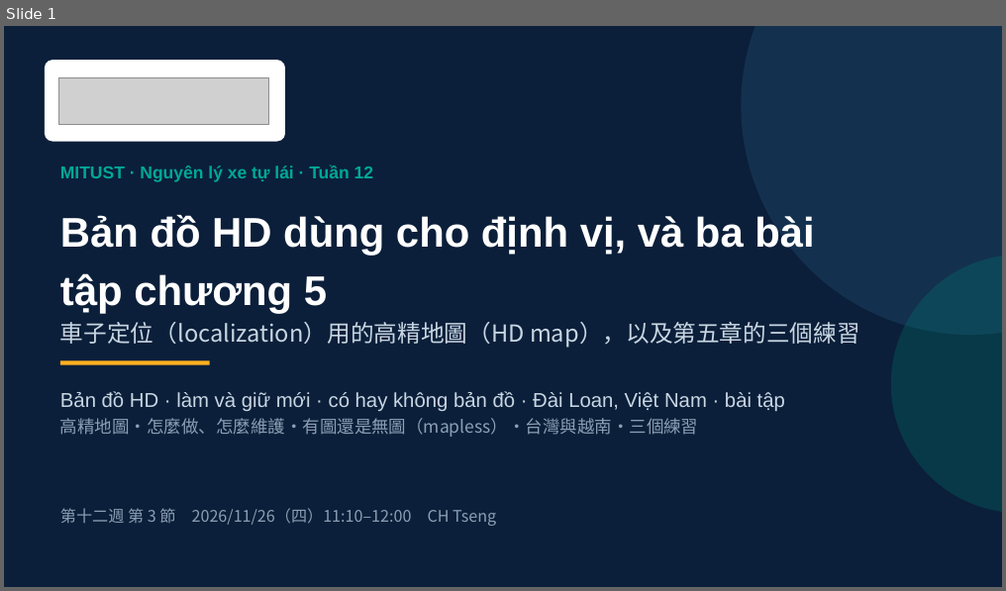
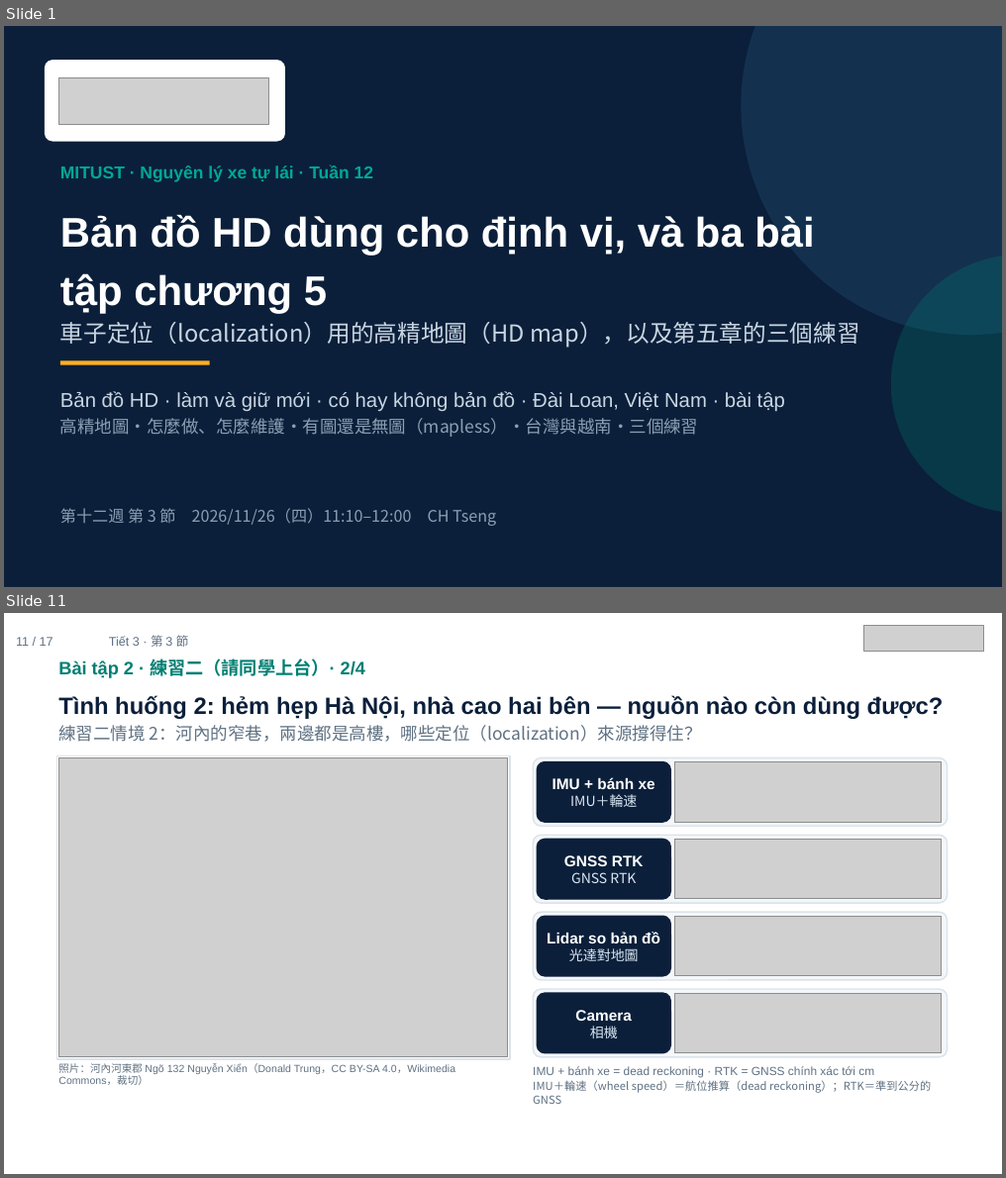
Before and after one commit to ch-neural/MITUST-Principles-of-Self-Driving-Cars, a slide deck: 第十二週(11-26)/第十二週_第3節_簡報.pptx. Shown one above the other, each under a label of ours: slide 1 before the commit, slides 1 and 11 after it; the slides between them are not shown. The pictures are 1006x591 and 1006x1178 pixels, drawn with LibreOffice and Linux fonts; fonts in the diff are those of the drawing; grey boxes stand for pictures. Boxes give left, top, right and bottom in pixels: in the first picture for what was removed or moved away, otherwise in the second. Text is boxed around its words. In the diff, an @@ line names an element or a change of style, - is before the commit and + after.

```diff
--- a/第十二週(11-26)/第十二週_第3節_簡報.pptx
+++ b/第十二週(11-26)/第十二週_第3節_簡報.pptx
@@ slide 11 added at (4, 613, 1002, 1174), background #FFFFFF @@
@@ text added at (16, 637, 54, 646), 9 pt, text #5F7183 @@
+11 / 17
@@ text added at (109, 635, 189, 647), 9 pt, text #5F7183 @@
+Tiết 3 · 第 3 節
@@ picture added at (864, 625, 984, 652) @@
@@ text added at (58, 659, 365, 678), 13 pt, text #007F72, bold @@
+Bài tập 2 · 練習二（請同學上台）· 2/4
@@ text added at (58, 695, 944, 742), 17 pt, text #0B1F3A, bold @@
+Tình huống 2: hẻm hẹp Hà Nội, nhà cao hai bên — nguồn nào còn dùng được?
+練習二情境 2：河內的窄巷，兩邊都是高樓，哪些定位（localization）來源撐得住？
@@ rectangle added at (56, 756, 510, 1059), fill #FFFFFF, outline #DBE3EA 1 pt @@
@@ picture added at (58, 758, 508, 1058) @@
@@ rounded rectangle added at (533, 758, 947, 826), fill #F4F7FA, outline #DBE3EA 1 pt @@
@@ rounded rectangle added at (537, 761, 670, 822), fill #0B1F3A, outline #0B1F3A 1 pt, 11 pt, text #FFFFFF, bold @@
+IMU + bánh xe
+IMU＋輪速
@@ picture added at (674, 761, 942, 822) @@
@@ rounded rectangle added at (533, 836, 947, 903), fill #F4F7FA, outline #DBE3EA 1 pt @@
@@ rounded rectangle added at (537, 840, 670, 899), fill #0B1F3A, outline #0B1F3A 1 pt, 11 pt, text #FFFFFF, bold @@
+GNSS RTK
+GNSS RTK
@@ picture added at (674, 840, 942, 899) @@
@@ rounded rectangle added at (533, 912, 947, 980), fill #F4F7FA, outline #DBE3EA 1 pt @@
@@ rounded rectangle added at (537, 916, 670, 976), fill #0B1F3A, outline #0B1F3A 1 pt, 11 pt, text #FFFFFF, bold @@
+Lidar so bản đồ
+光達對地圖
@@ picture added at (674, 916, 942, 976) @@
@@ rounded rectangle added at (533, 989, 947, 1058), fill #F4F7FA, outline #DBE3EA 1 pt @@
@@ rounded rectangle added at (537, 993, 670, 1054), fill #0B1F3A, outline #0B1F3A 1 pt, 11 pt, text #FFFFFF, bold @@
+Camera
+相機
@@ picture added at (674, 993, 942, 1054) @@
@@ text added at (58, 1063, 455, 1085), 7.5 pt, text #5F7183 @@
+照片：河內河東郡 Ngõ 132 Nguyễn Xiển（Donald Trung，CC BY-SA 4.0，Wikimedia Commons，裁切）
@@ text added at (533, 1066, 931, 1104), 8 pt, text #5F7183 @@
+IMU + bánh xe = dead reckoning · RTK = GNSS chính xác tới cm
+IMU＋輪速（wheel speed）＝航位推算（dead reckoning）；RTK＝準到公分的 GNSS
```
Also in this commit, not shown: 12 slides changed, 3 other slides added, 1 slide removed.
